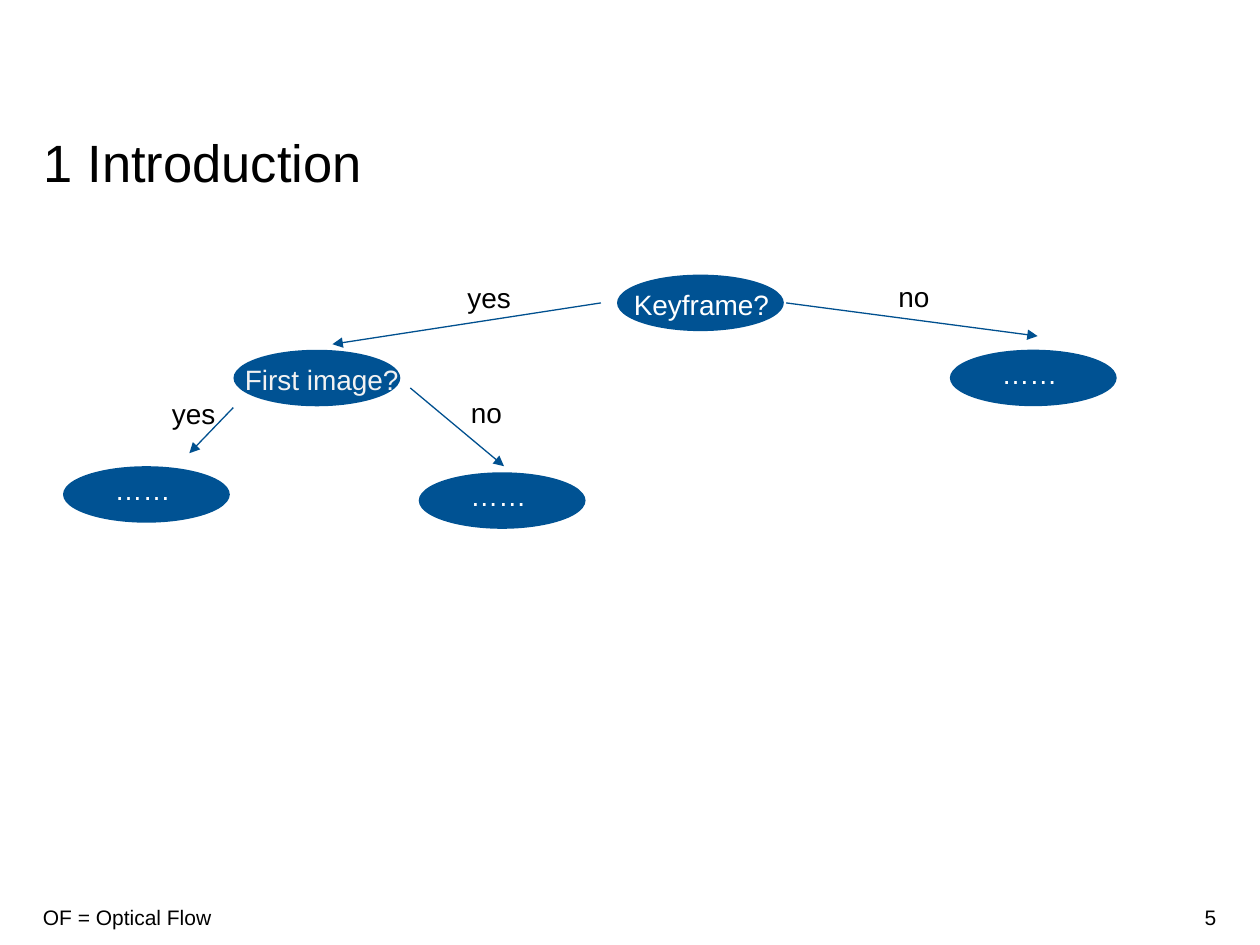
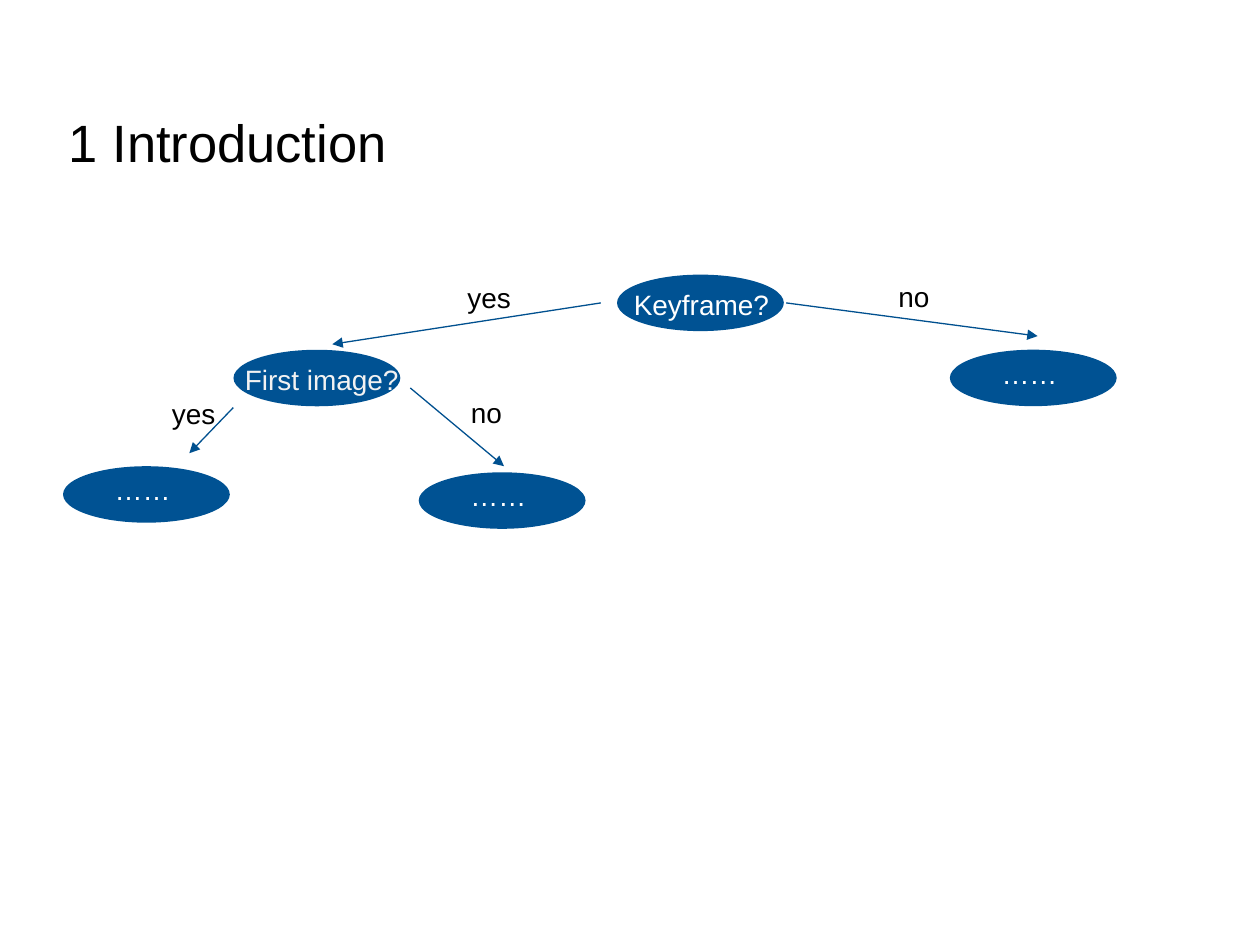
Before and after one commit to Tom-Huang/visual_navigation, a slide deck: slide 5 of FInal_Indirect Visual Odometry with Optical Flow.pdf.odp. Drawn at 1260x945 pixels with LibreOffice and Linux fonts; fonts in the diff are those of the drawing; background and template pictures are left out. Boxes give left, top, right and bottom in pixels: in the first picture for what was removed or moved away, otherwise in the second. Text is boxed around its words. In the diff, an @@ line names an element or a change of style, - is before the commit and + after.

```diff
--- a/FInal_Indirect Visual Odometry with Optical Flow.pdf.odp
+++ b/FInal_Indirect Visual Odometry with Optical Flow.pdf.odp
@@ title "1 Introduction": place and size @@
-title "1 Introduction" at bbox=[44, 144, 362, 183]
+title "1 Introduction" at bbox=[69, 124, 386, 163]
@@ text removed at bbox=[43, 909, 211, 930] @@
-OF = Optical Flow
@@ page number removed at bbox=[1205, 910, 1217, 926] @@
-5
```
Also in this commit, not shown: 17 other slides changed, 1 slide added, 2 other files.
